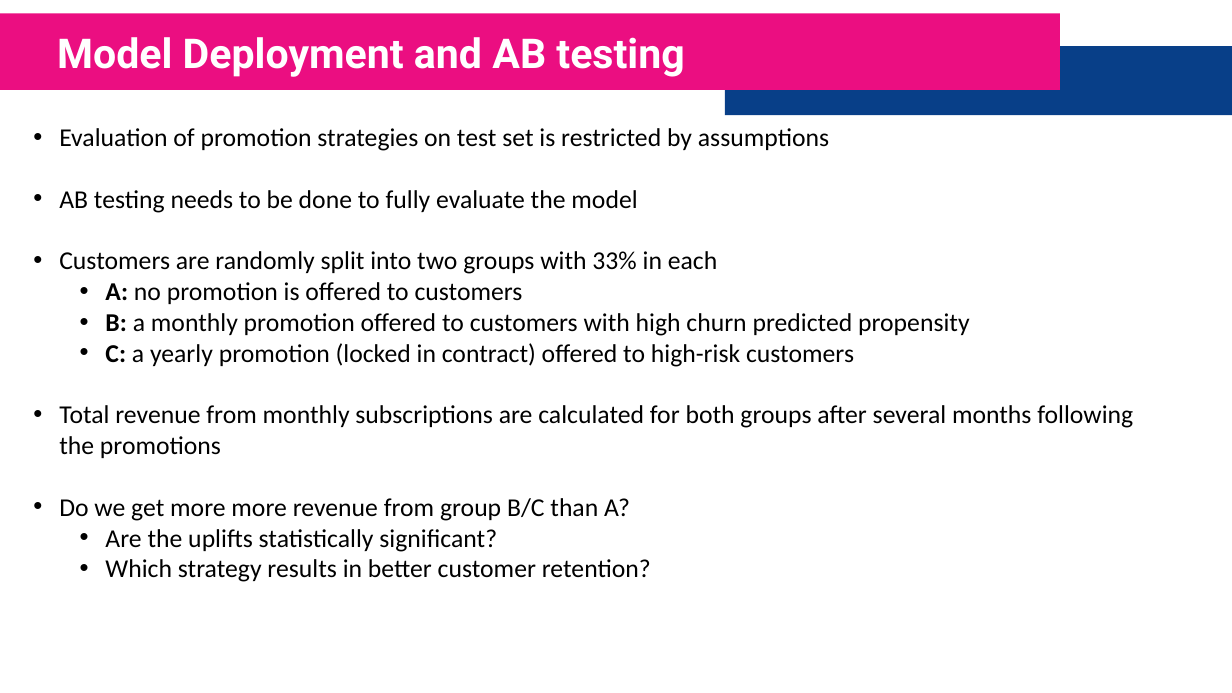
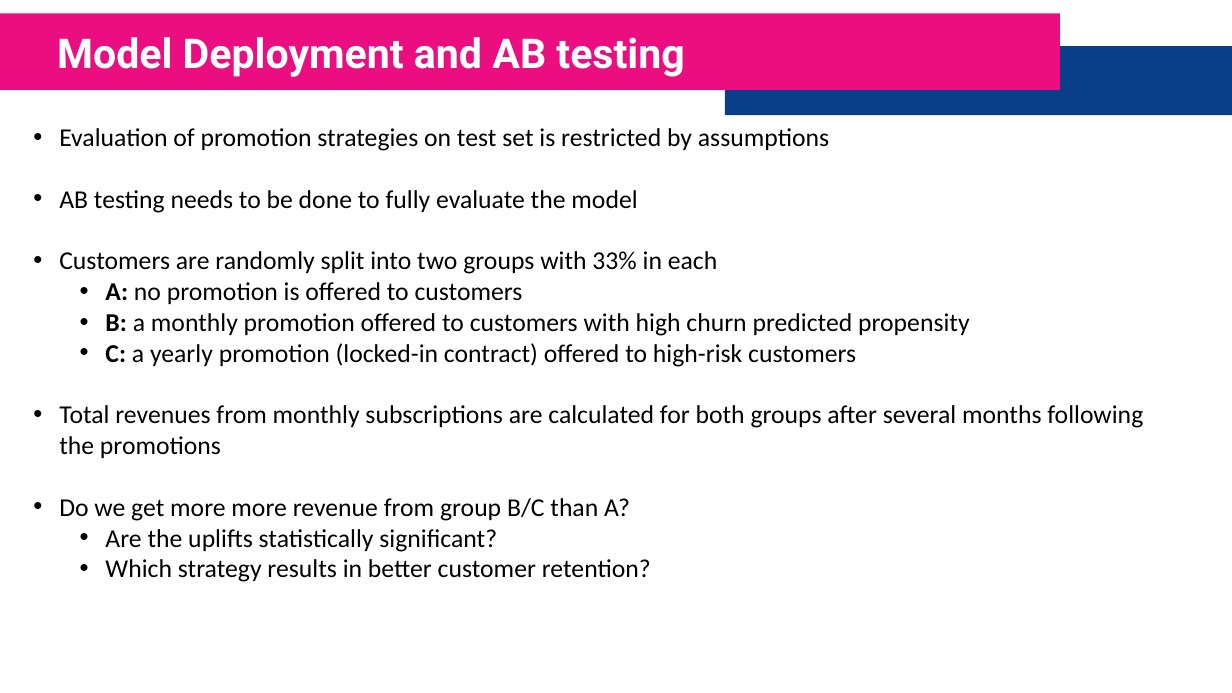
Before and after one commit to FarhadZafari/customer-churn-analysis, a slide deck: slide 13 of Presentation.pptx. Drawn at 1232x693 pixels with LibreOffice and Linux fonts; fonts in the diff are those of the drawing. Boxes give left, top, right and bottom in pixels: in the first picture for what was removed or moved away, otherwise in the second. Text is boxed around its words. In the diff, an @@ line names an element or a change of style, - is before the commit and + after.

```diff
--- a/Presentation.pptx
+++ b/Presentation.pptx
@@ text at (59,343,1143,458): text changed @@
-  • C: a yearly promotion (locked in contract) offered to high-risk customers
-• Total revenue from monthly subscriptions are calculated for both groups after several months following the promotions
+  • C: a yearly promotion (locked-in contract) offered to high-risk customers
+• Total revenues from monthly subscriptions are calculated for both groups after several months following the promotions
```
Also in this commit, not shown: 10 other slides changed, 1 other file.
